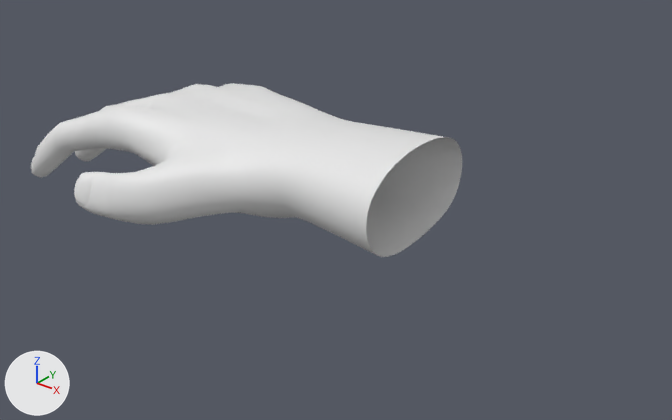
What one commit did to the FBX model Assets/3Dassets/hand/hand.FBX.
One viewpoint serves both versions: a 50 mm lens placed at (428.0, -365.0, 339.0), pointed at (131.0, 7.0, 109.0). The lights are fixed; the arrows at lower left show +X, +Y and +Z. Where no turn or scale is listed for an object, it has been applied to the vertices.

The first picture shows 'hand'.
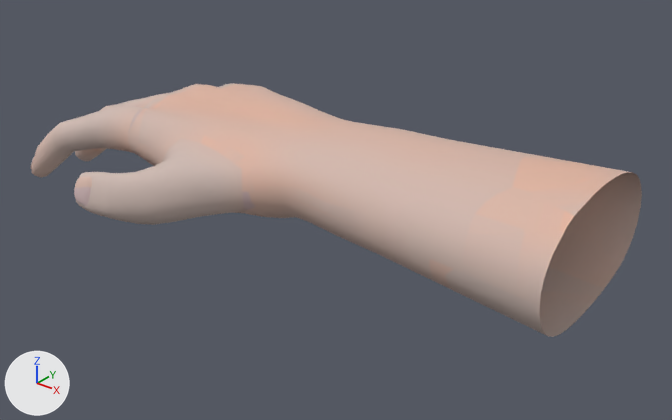
The newer file is also rescaled (x0.00103), turned or shifted as a whole; pictures and numbers use the older file's frame.

What changed in the scene script:
```text
Add img_main_defaultmaterial_albedotransparency_png:
    img_main_defaultmaterial_albedotransparency_png = load_image('main_DefaultMaterial_AlbedoTransparency.png', 'main_DefaultMaterial_AlbedoTransparency.png', 2048, 2048, 'sRGB')
Add img_main_defaultmaterial_normal_png:
    img_main_defaultmaterial_normal_png = load_image('main_DefaultMaterial_Normal.png', 'main_DefaultMaterial_Normal.png', 2048, 2048, 'Non-Color')
Add mat_defaultmaterial:
    mat_defaultmaterial = bpy.data.materials.new('DefaultMaterial')
    # uses the picture img_main_defaultmaterial_albedotransparency_png
    # uses the picture img_main_defaultmaterial_normal_png
Change me_mesh:
    used by ob_hand; location = (53.0, -4.3, 125.6)
    remove me_mesh.from_pydata(...)  # 1916 vertices, 1892 faces; spans x -134.0..134.0, y -77.0..77.0, z -37.0..37.0
    add me_mesh.from_pydata(...)  # 1956 vertices, 1932 faces; spans x -134.0..232.0, y -77.0..77.0, z -37.0..43.0
    me_mesh part 1
    12 vertices in x 134.0, y -32.0..47.0, z -17.0..-4.0 move by (0.0, 0.0, 1.0)
    8 vertices in x 134.0, y -24.0..43.0, z 29.0..37.0 move by (0.0, 0.0, -1.0)
    4 vertices in x 134.0, y -4.0..27.0, z -18.0..-15.0 move by (0.0, 0.0, 2.0)
    6 vertices move from x 134.0, y -28.0..47.0, z 25.0..37.0 to x 134.0..135.0, y -28.0..47.0, z 25.0..35.0
    40 vertices are added at x 232.0, y -45.0..62.0, z -23.0..43.0
    40 new faces join them
    me_mesh part 2: 1892 faces spanning x -134.0..135.0, y -77.0..77.0, z -37.0..36.0 switch from no material to mat_defaultmaterial
```

Location of each change, [x1, y1, x2, y2] in pixels of the pictures (672 x 420 px):
'hand', reshaped (42% wider, 46% taller)
    before: [31, 83, 462, 257]
    after: [31, 83, 642, 337]
part 1 of me_mesh, built on
    before: [327, 130, 461, 257]
    after: [327, 129, 642, 337]
part 2 of me_mesh, recoloured
    both: [31, 83, 377, 239]
